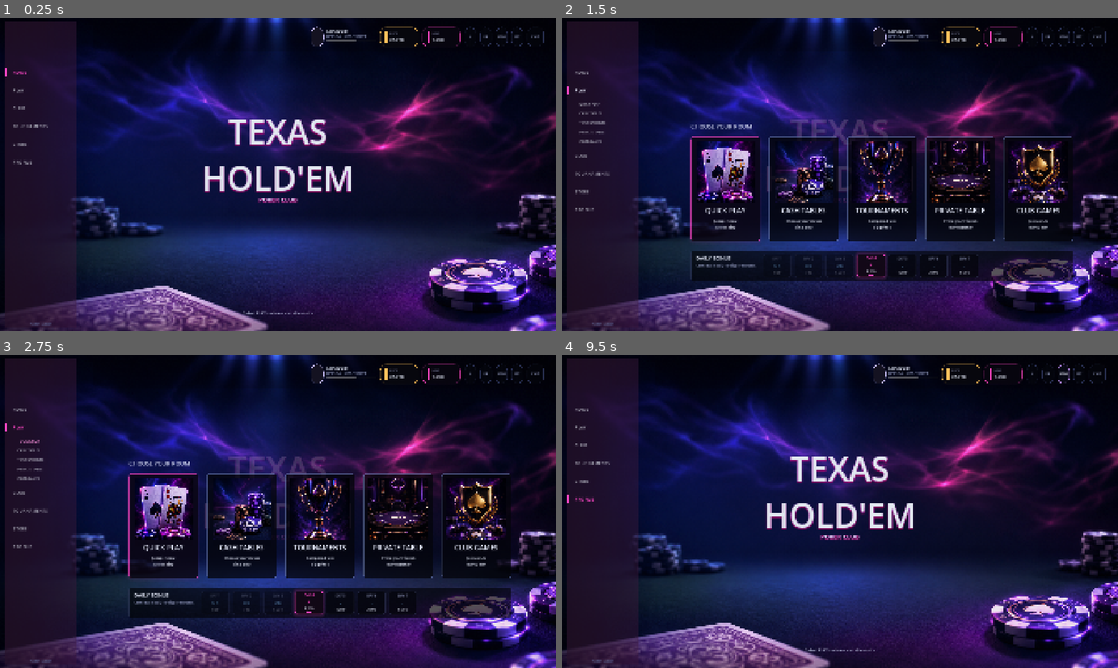
Above: before the commit, frames 1-4 (two rows, left to right).
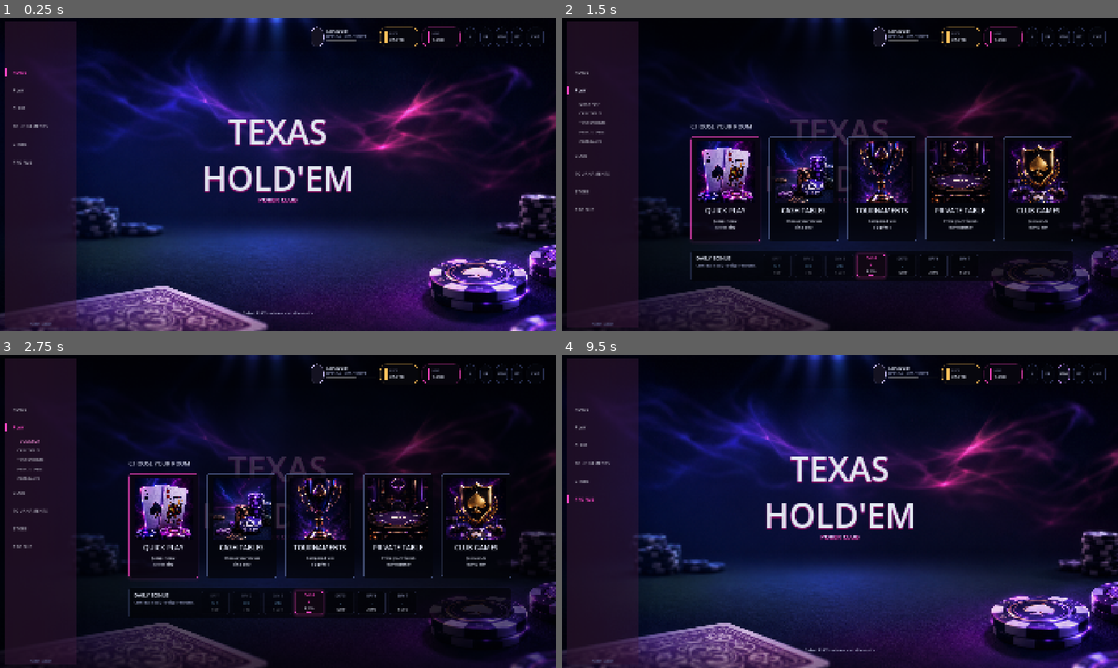
Above: after the commit, the same moments.

Repository: jjbondth18/texas
Game: Godot game, scene res://scenes/screens/home_lobby_screen.tscn
Two runs of this game, one before a commit and one after it. Both use one fixed random seed, a clock stepped at 60 frames per second and the inputs below.
Inputs:
- Up to frame 1 (0.25 s): no input
- Up to frame 2 (1.5 s): click "PLAY" at 0.5 s; click "PLAY" at 1.25 s
- Up to frame 3 (2.75 s): click "QUICK PLAY" at 2 s
- Up to frame 4 (9.5 s): click "QUICK PLAY" at 2.75 s; click "HOME" at 3.5 s; click "CLUB" at 4.25 s; click "TOURNAMENTS" at 5 s; click "STORE" at 5.75 s; click "PROFILE" at 6.5 s; click "+" at 7.25 s; click "FR" at 8 s; click "MSG" at 8.75 s

The runs differ from the first frame. In frame 2, 37% of the frame differs, in the area x 0-100%, y 0-100%; in frame 3, 37%; in frame 4, less than 0.1%.

Commit message:
checkpoint frontend changes before codex backend branch switch

Diff:
--- a/scripts/screens/home_lobby_screen.gd
+++ b/scripts/screens/home_lobby_screen.gd
@@ -15,6 +15,7 @@
 
 var current_state: LobbyState = LobbyState.COLLAPSED
 var _background_root: Control
+var _background_texture: TextureRect
 var _lobby_ui_root: Control
 var _left_nav: LeftNavRail
 var _top_bar: TopBar
@@ -27,6 +28,7 @@
 var _mode_cards: Array[ModeCard] = []
 var _foreground_decor: TextureRect
 var _expanded := false
+var _bg_breath_tween: Tween
 
 func _ready() -> void:
 	# Force standalone windowed mode to bypass Godot editor stretch bugs
@@ -71,15 +73,15 @@
 	_background_root.set_anchors_preset(Control.PRESET_FULL_RECT)
 	_background_root.mouse_filter = Control.MOUSE_FILTER_IGNORE
 	add_child(_background_root)
-	var base := TextureRect.new()
-	base.name = "BackgroundTexture"
-	base.set_anchors_preset(Control.PRESET_FULL_RECT)
-	base.texture = load(BACKGROUND_TEXTURE_PATH)
-	base.expand_mode = TextureRect.EXPAND_IGNORE_SIZE
-	base.stretch_mode = TextureRect.STRETCH_KEEP_ASPECT_COVERED
-	base.modulate = Color(1.34, 1.30, 1.40, 1.0)
-	base.mouse_filter = Control.MOUSE_FILTER_IGNORE
-	_background_root.add_child(base)
+	_background_texture = TextureRect.new()
+	_background_texture.name = "BackgroundTexture"
+	_background_texture.set_anchors_preset(Control.PRESET_FULL_RECT)
+	_background_texture.texture = load(BACKGROUND_TEXTURE_PATH)
+	_background_texture.expand_mode = TextureRect.EXPAND_IGNORE_SIZE
+	_background_texture.stretch_mode = TextureRect.STRETCH_KEEP_ASPECT_COVERED
+	_background_texture.modulate = Color(1.34, 1.30, 1.40, 1.0)
+	_background_texture.mouse_filter = Control.MOUSE_FILTER_IGNORE
+	_background_root.add_child(_background_texture)
 	var center_lift := ColorRect.new()
 	center_lift.name = "BackgroundCenterLift"
 	center_lift.set_anchors_preset(Control.PRESET_FULL_RECT)
@@ -274,12 +276,27 @@
 
 var _transition_tween: Tween
 
+func _start_bg_breathing() -> void:
+	if _bg_breath_tween:
+		_bg_breath_tween.kill()
+	if not _background_texture:
+		return
+	_bg_breath_tween = create_tween().set_loops()
+	_bg_breath_tween.tween_property(_background_texture, "modulate", Color(1.18, 1.15, 1.25, 1.0), 3.5).set_trans(Tween.TRANS_SINE).set_ease(Tween.EASE_IN_OUT)
+	_bg_breath_tween.tween_property(_background_texture, "modulate", Color(1.34, 1.30, 1.40, 1.0), 3.5).set_trans(Tween.TRANS_SINE).set_ease(Tween.EASE_IN_OUT)
+
+func _stop_bg_breathing() -> void:
+	if _bg_breath_tween:
+		_bg_breath_tween.kill()
+		_bg_breath_tween = null
+
 func _set_expanded(value: bool, immediate: bool = false) -> void:
 	_expanded = value
 
 	var logo_target := 0.15 if value else 1.0
 	var prompt_target := 0.0 if value else 1.0
 	var panel_target := 1.0 if value else 0.0
+	var bg_target := Color(0.48, 0.45, 0.52, 1.0) if value else Color(1.34, 1.30, 1.40, 1.0)
 
 	if _transition_tween:
 		_transition_tween.kill()
@@ -291,11 +308,17 @@
 		_prompt.visible = not value
 		_play_panel.modulate.a = panel_target
 		_play_panel.visible = value
+		_stop_bg_breathing()
+		if _background_texture:
+			_background_texture.modulate = bg_target
+		if not value:
+			_start_bg_breathing()
 		return
 
 	_transition_tween = create_tween().set_parallel(true)
 
 	if value:
+		_stop_bg_breathing()
 		_play_panel.visible = true
 		_play_panel.modulate.a = 0.0
 		_transition_tween.tween_property(_play_panel, "modulate:a", 1.0, 0.25).set_trans(Tween.TRANS_CUBIC).set_ease(Tween.EASE_OUT)
@@ -303,6 +326,8 @@
 		_center_brand.visible = true
 		_transition_tween.tween_property(_center_brand, "modulate:a", 0.15, 0.2).set_trans(Tween.TRANS_CUBIC).set_ease(Tween.EASE_OUT)
 		_transition_tween.tween_property(_prompt, "modulate:a", 0.0, 0.2).set_trans(Tween.TRANS_CUBIC).set_ease(Tween.EASE_OUT)
+		if _background_texture:
+			_transition_tween.tween_property(_background_texture, "modulate", bg_target, 0.25).set_trans(Tween.TRANS_CUBIC).set_ease(Tween.EASE_OUT)
 
 		_transition_tween.chain().tween_callback(func() -> void:
 			_prompt.visible = false
@@ -316,9 +341,12 @@
 		_transition_tween.tween_property(_prompt, "modulate:a", 1.0, 0.25).set_trans(Tween.TRANS_CUBIC).set_ease(Tween.EASE_OUT)
 
 		_transition_tween.tween_property(_play_panel, "modulate:a", 0.0, 0.2).set_trans(Tween.TRANS_CUBIC).set_ease(Tween.EASE_OUT)
+		if _background_texture:
+			_transition_tween.tween_property(_background_texture, "modulate", bg_target, 0.25).set_trans(Tween.TRANS_CUBIC).set_ease(Tween.EASE_OUT)
 
 		_transition_tween.chain().tween_callback(func() -> void:
 			_play_panel.visible = false
+			_start_bg_breathing()
 		)
 
 func _on_mode_selected(id: String) -> void:
